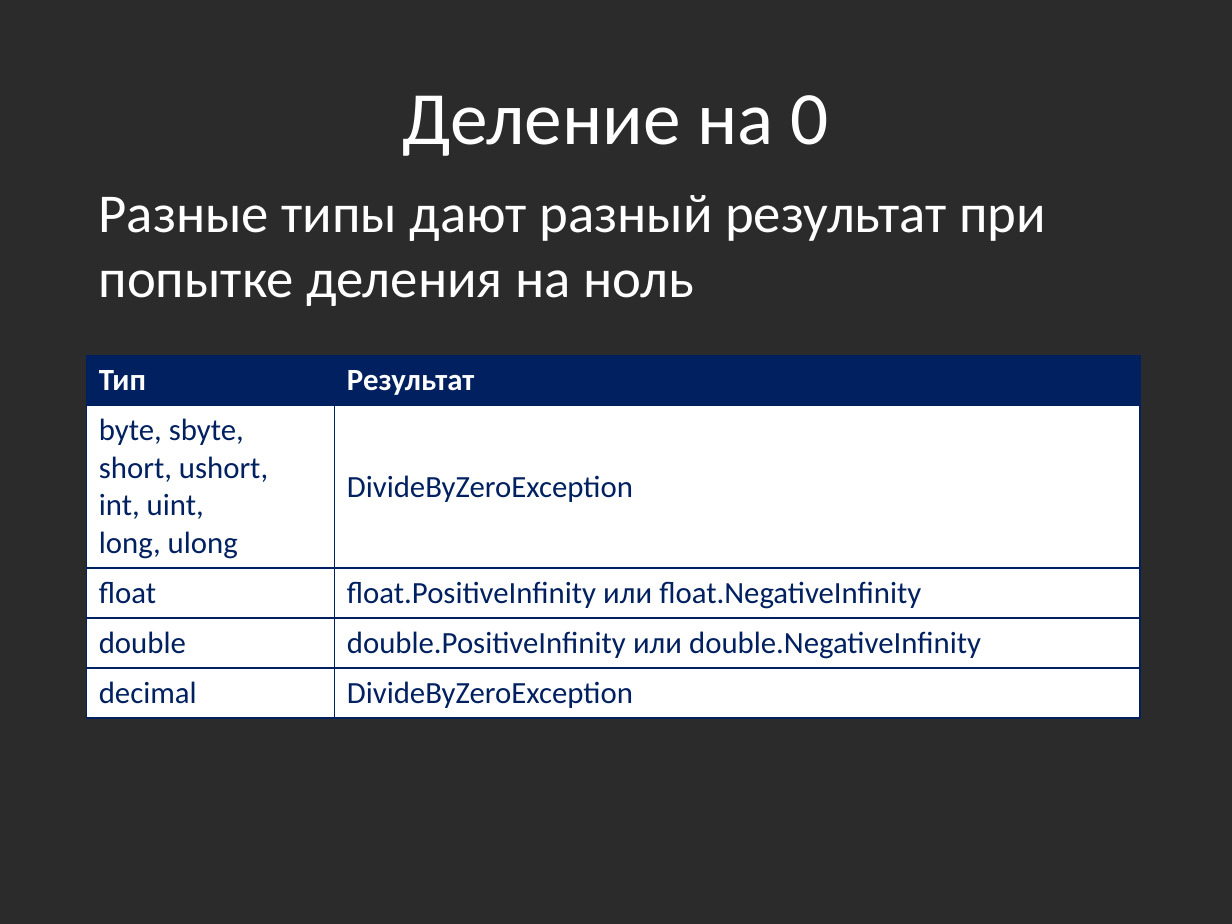
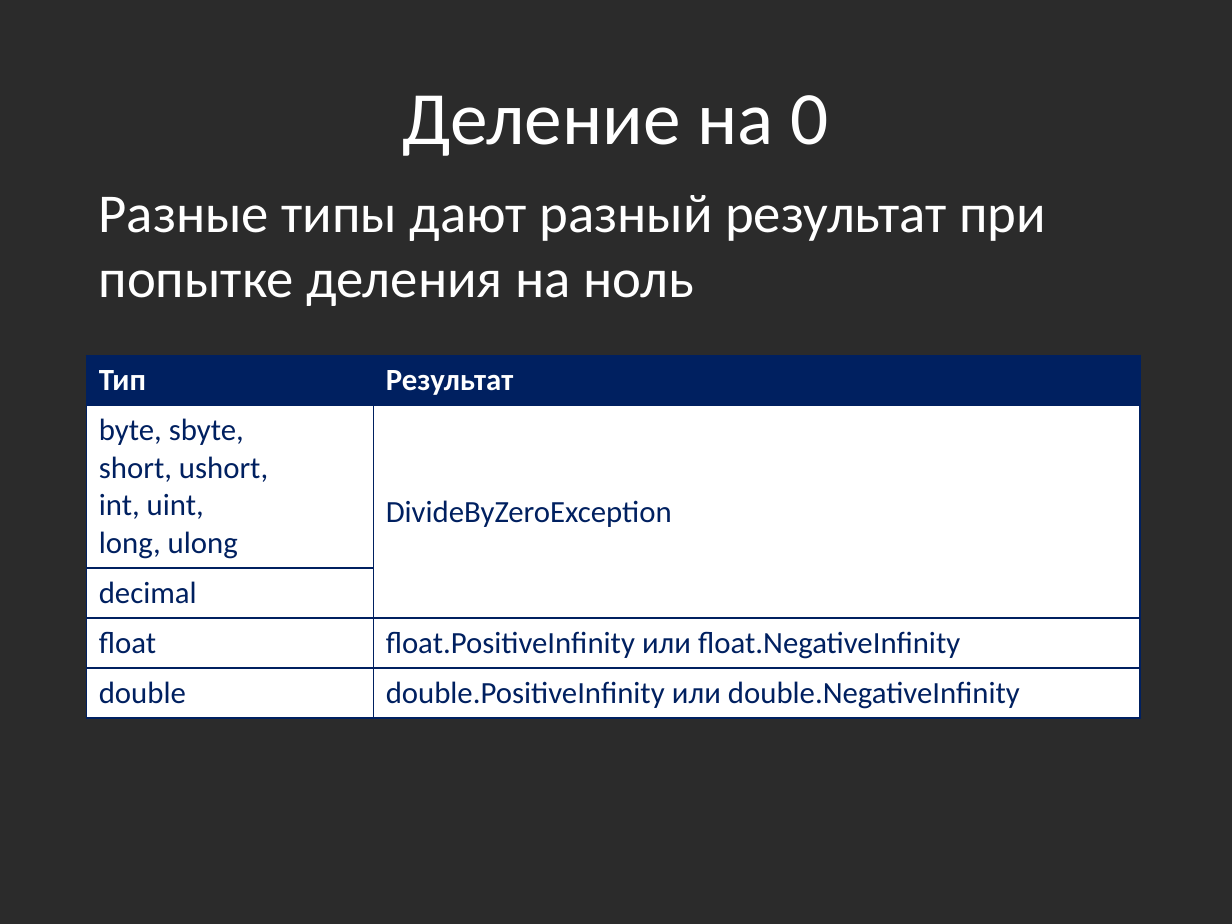
Before and after one commit to bazile/Training, a slide deck: slide 40 of Presentation/lesson-01.pptx (slide 38 before the commit). Drawn at 1232x924 pixels with LibreOffice and Linux fonts; fonts in the diff are those of the drawing; background and template pictures are left out; a plain dark background stands for a picture behind light text. Boxes give left, top, right and bottom in pixels: in the first picture for what was removed or moved away, otherwise in the second. Text is boxed around its words. In the diff, an @@ line names an element or a change of style, - is before the commit and + after.

```diff
--- a/Presentation/lesson-01.pptx
+++ b/Presentation/lesson-01.pptx
@@ table at (86,355,1140,715) @@
+row 3: decimal | 
-row 5: decimal | DivideByZeroException
```
Also in this commit, not shown: 3 other slides changed, 2 slides added, 6 other files.
